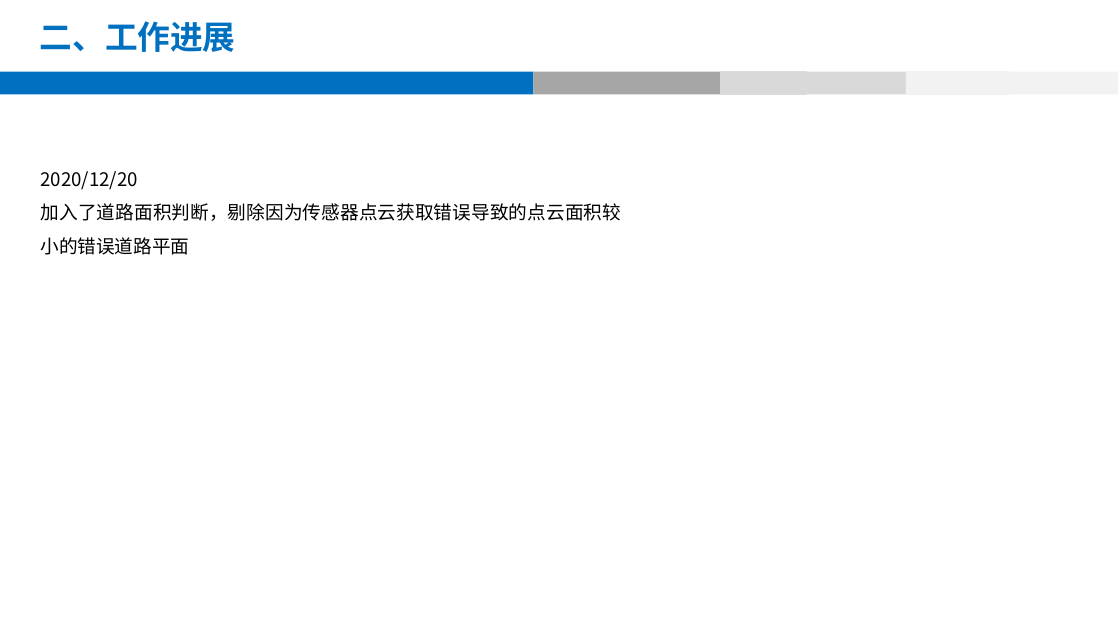
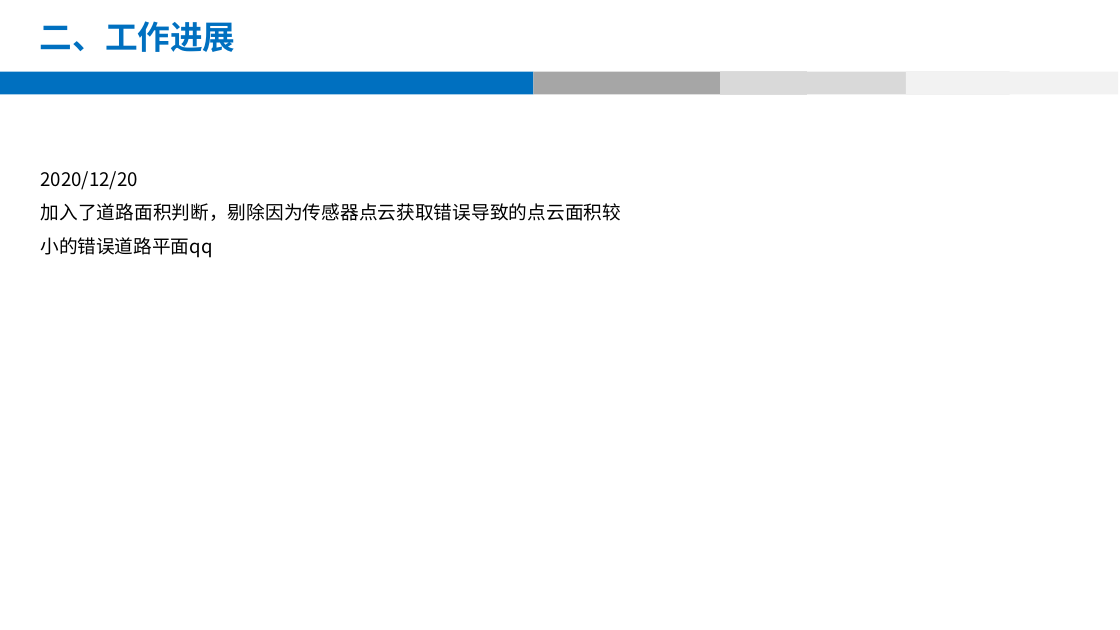
Before and after one commit to liuzhenboo/mav_find_road, a slide deck: slide 8 of 森林道路识别.pptx. Drawn at 1120x630 pixels with LibreOffice and Linux fonts; fonts in the diff are those of the drawing; background and template pictures are left out. Boxes give left, top, right and bottom in pixels: in the first picture for what was removed or moved away, otherwise in the second. Text is boxed around its words. In the diff, an @@ line names an element or a change of style, - is before the commit and + after.

Commit message:
try

```diff
--- a/森林道路识别.pptx
+++ b/森林道路识别.pptx
@@ text at <box>41,203,622,258</box>: text changed @@
-加入了道路面积判断，剔除因为传感器点云获取错误导致的点云面积较小的错误道路平面
+加入了道路面积判断，剔除因为传感器点云获取错误导致的点云面积较小的错误道路平面qq
```
